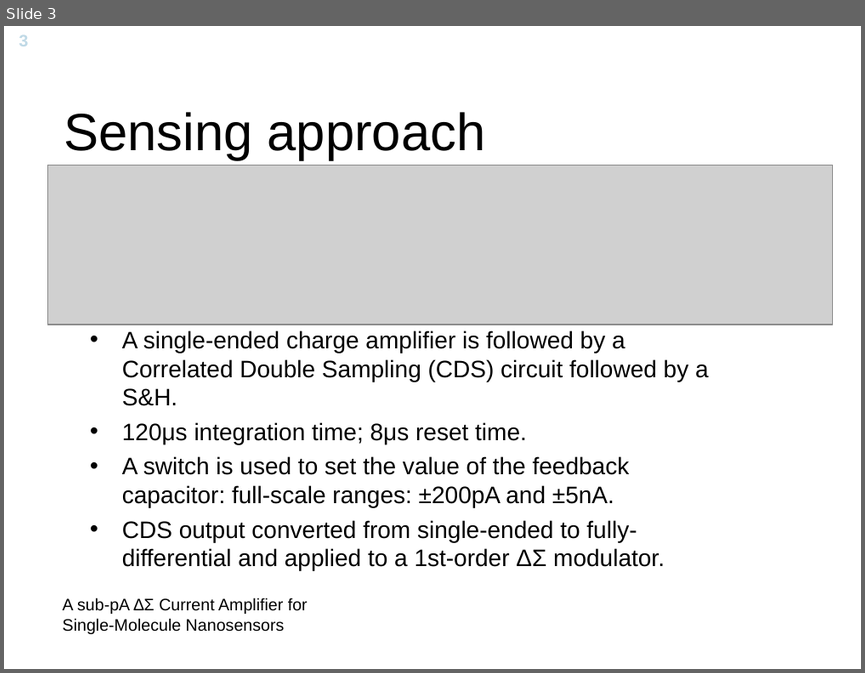
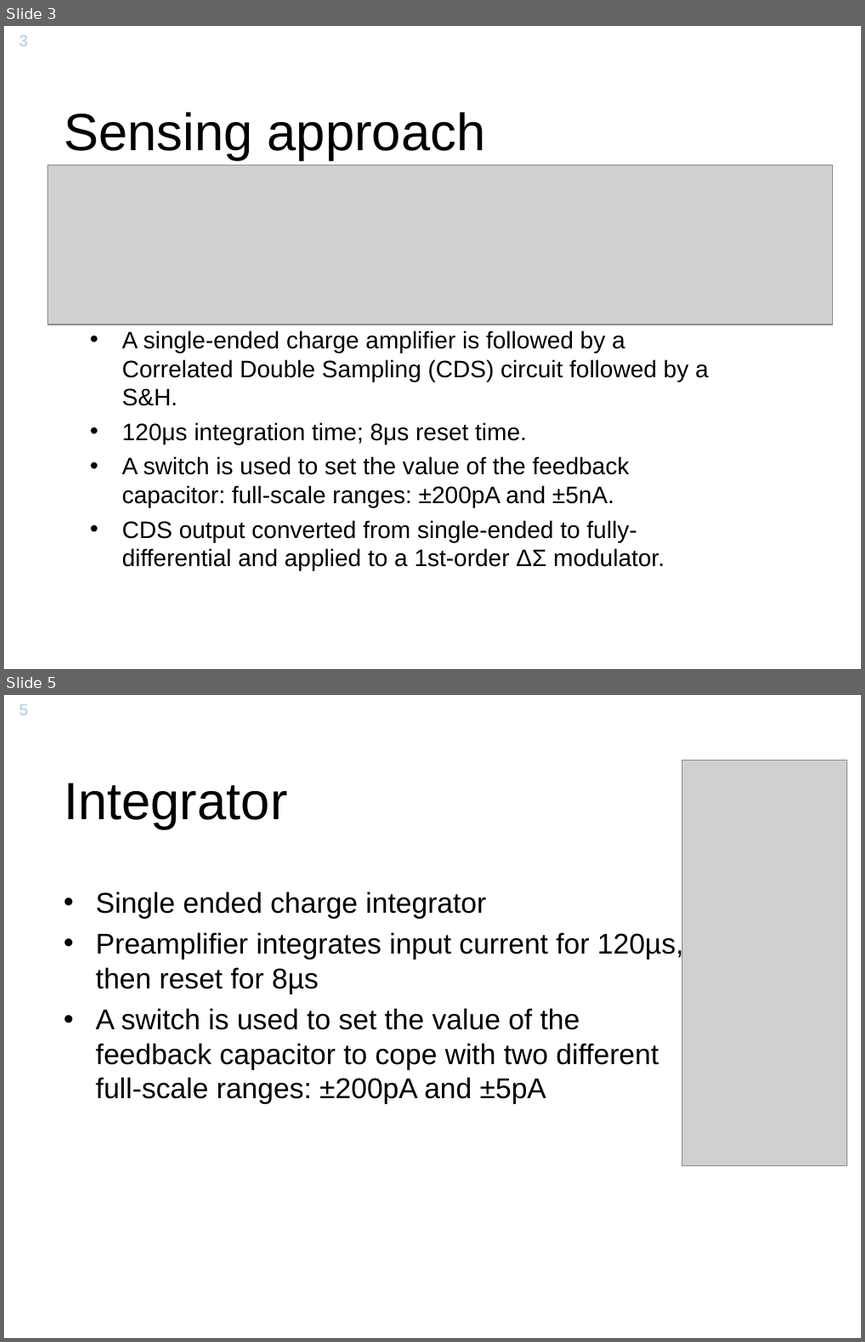
Before and after one commit to Yuav/solcelle, a slide deck: A Sub-pA delta-sigma Current Amplifier for Single-Molecule Nanosesnsors.ppt. Shown one above the other, each under a label of ours: slide 3 before the commit, slides 3 and 5 after it; the slides between them are not shown. The pictures are 865x673 and 865x1342 pixels, drawn with LibreOffice and Linux fonts; fonts in the diff are those of the drawing; grey boxes stand for pictures; background and template pictures are left out. Boxes give left, top, right and bottom in pixels: in the first picture for what was removed or moved away, otherwise in the second. Text is boxed around its words. In the diff, an @@ line names an element or a change of style, - is before the commit and + after.

```diff
--- a/A Sub-pA delta-sigma Current Amplifier for Single-Molecule Nanosesnsors.ppt
+++ b/A Sub-pA delta-sigma Current Amplifier for Single-Molecule Nanosesnsors.ppt
@@ slide 5 added at [4, 695, 861, 1338], background picture (left out); not listed: 1 template element that a slide beside it also shows @@
@@ picture added at [681, 760, 847, 1166] @@
@@ title added at [64, 783, 287, 829], 44 pt, text #000000 @@
+Integrator
@@ text added at [96, 891, 684, 1104], 24 pt, text #000000 @@
+• Single ended charge integrator
+• Preamplifier integrates input current for 120µs, then reset for 8µs
+• A switch is used to set the value of the feedback capacitor to cope with two different full-scale ranges: ±200pA and ±5pA
@@ slide 3 changed as well @@
@@ text removed at [63, 597, 307, 634] @@
-A sub-pA ∆Σ Current Amplifier for Single-Molecule Nanosensors
```
Also in this commit, not shown: 4 other slides changed, 3 other slides added, 1 slide removed, 3 other files.
